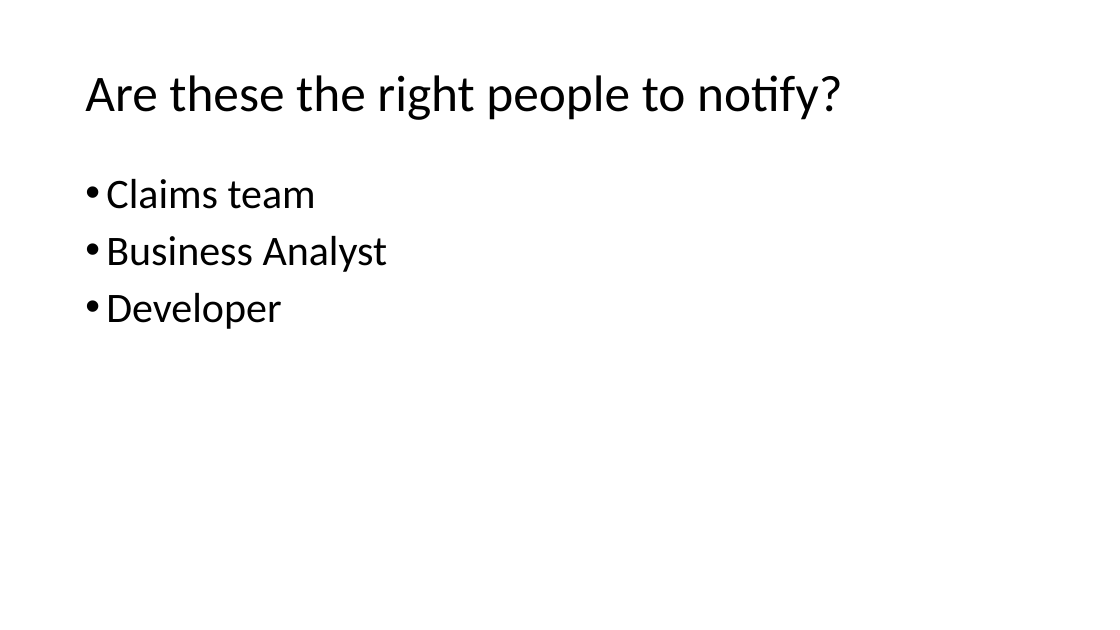
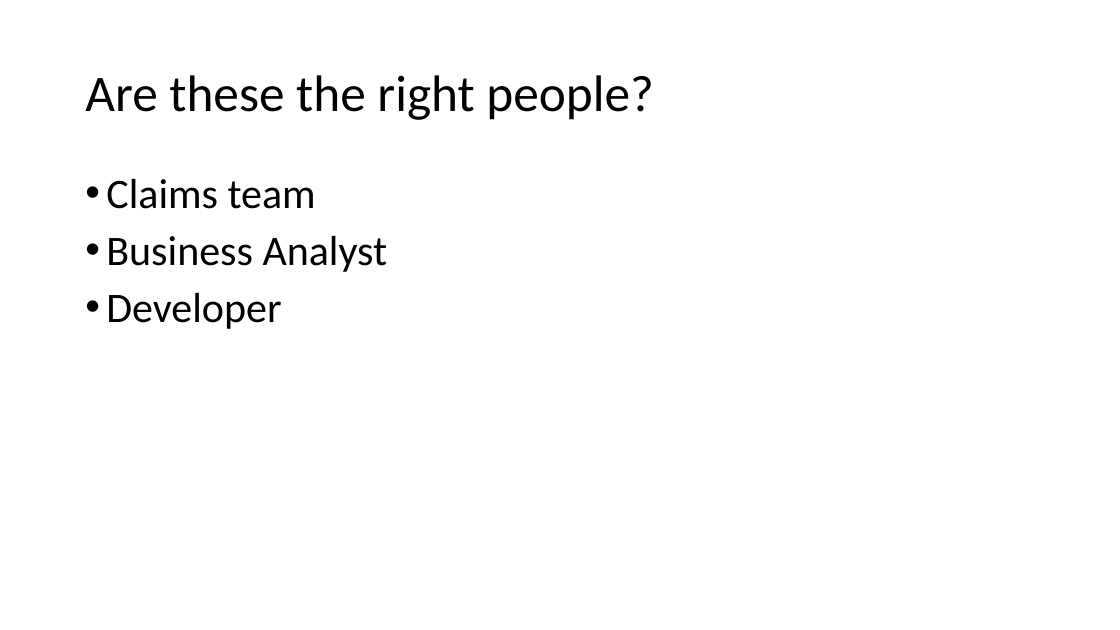
Before and after one commit to ryancheley/dcus-2024, a slide deck: slide 86 of Presentation.pptx (slide 88 before the commit). Drawn at 1120x630 pixels with LibreOffice and Linux fonts; fonts in the diff are those of the drawing. Boxes give left, top, right and bottom in pixels: in the first picture for what was removed or moved away, otherwise in the second. Text is boxed around its words. In the diff, an @@ line names an element or a change of style, - is before the commit and + after.

```diff
--- a/Presentation.pptx
+++ b/Presentation.pptx
@@ title at (85,75,653,120): text changed @@
-Are these the right people to notify?
+Are these the right people?
```
Also in this commit, not shown: 14 other slides changed, 6 slides added, 9 slides removed.
